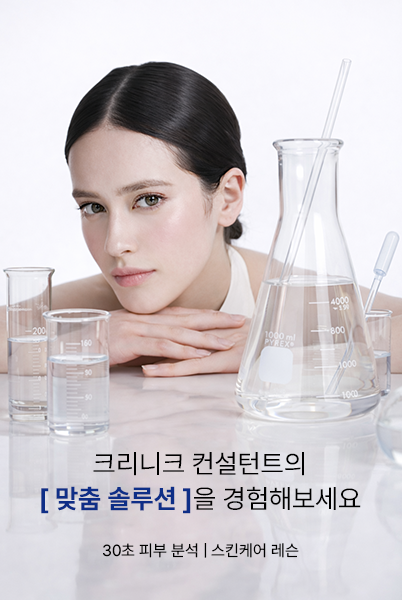
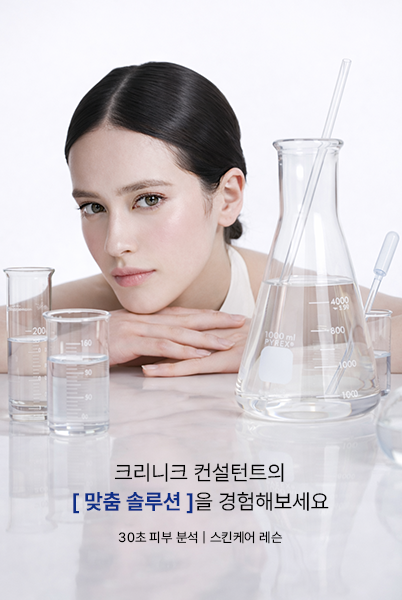
Revision of a layered (402, 600) image; what changed, layer by layer:
painted on "30초 피부 분석 | 스킨케어 레슨" over [103, 531, 299, 558]
painted on "크리니크 컨설턴트의 [ 맞춤 솔루션 ]을 경험해보세요" over [41, 452, 361, 514]
